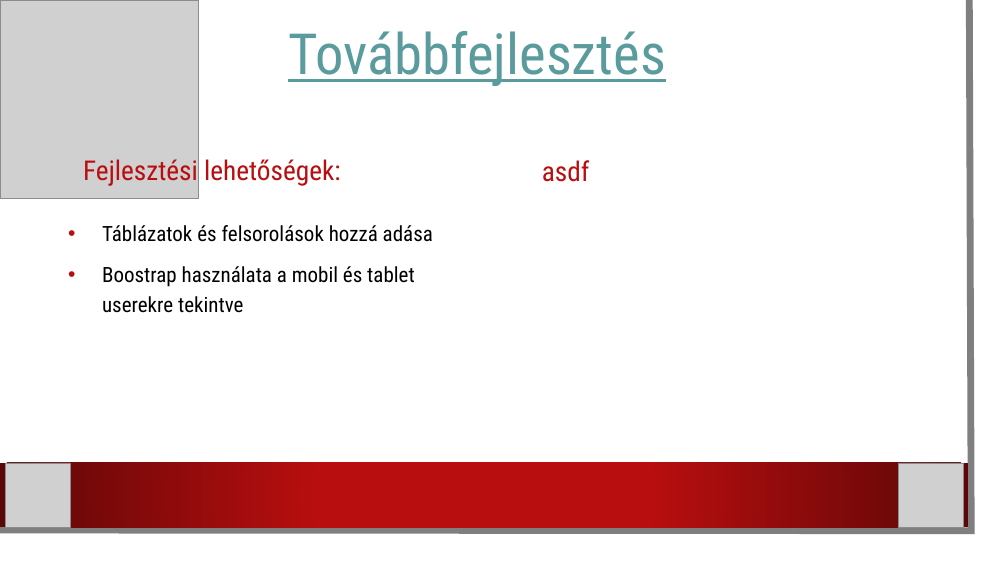
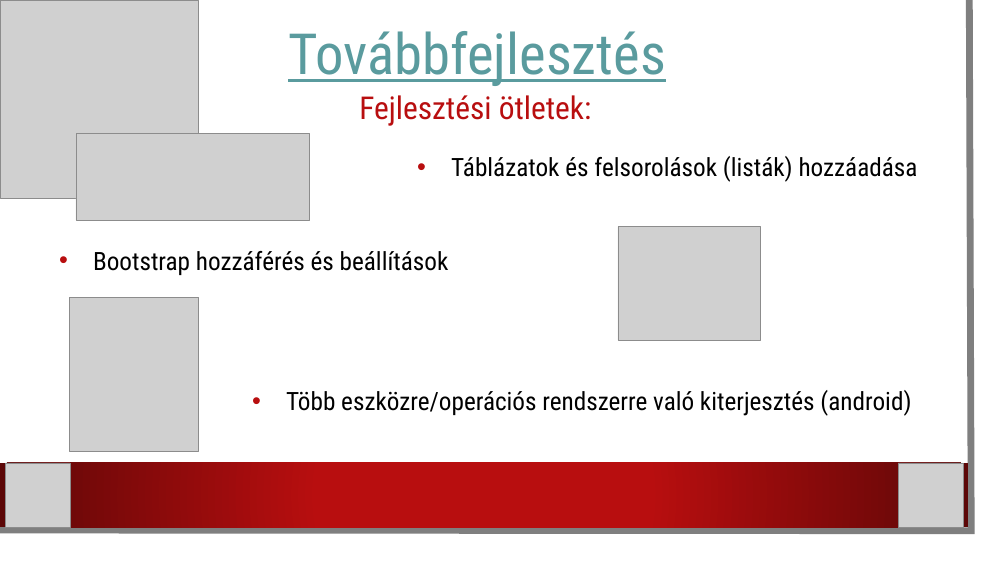
Before and after one commit to karpatililiana/Csapatmunka2.0, a slide deck: slide 7 of Programbemutató.pptx. Drawn at 1008x567 pixels with LibreOffice and Linux fonts; fonts in the diff are those of the drawing; grey boxes stand for pictures; background and template pictures are left out. Boxes give left, top, right and bottom in pixels: in the first picture for what was removed or moved away, otherwise in the second. Text is boxed around its words. In the diff, an @@ line names an element or a change of style, - is before the commit and + after.

```diff
--- a/Programbemutató.pptx
+++ b/Programbemutató.pptx
@@ text at [359, 95, 592, 126]: text changed; size 26 to 30 pt @@
-Fejlesztési lehetőségek:
+Fejlesztési ötletek:
@@ picture added at [76, 133, 309, 220] @@
@@ text at [93, 156, 918, 416]: text changed; size 20 to 24 pt @@
-• Táblázatok és felsorolások hozzá adása
-• Boostrap használata a mobil és tablet userekre tekintve
+• Táblázatok és felsorolások (listák) hozzáadása
+• Bootstrap hozzáférés és beállítások
+• Több eszközre/operációs rendszerre való kiterjesztés (android)
@@ text removed at [542, 160, 590, 182] @@
-asdf
@@ picture added at [618, 227, 760, 340] @@
@@ picture added at [70, 297, 199, 451] @@
```
Also in this commit, not shown: 5 other slides changed.
